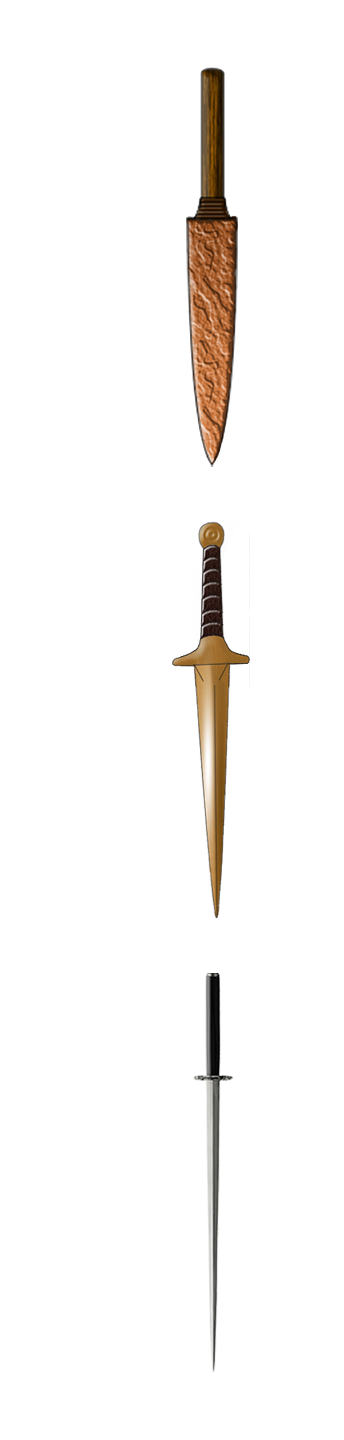
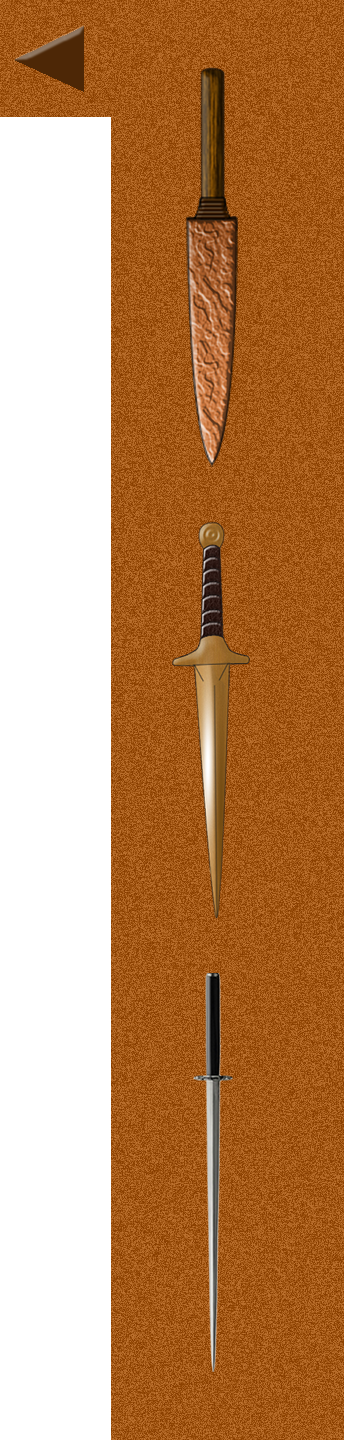
Layers edited between the first and the second 344x1440 image:
added layer "arrow" above "panel" over [13, 25, 89, 92]
painted on "panel" over [0, 0, 344, 1440]
